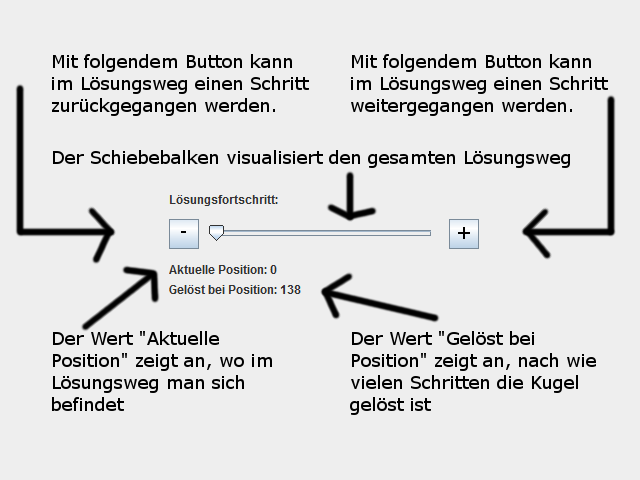
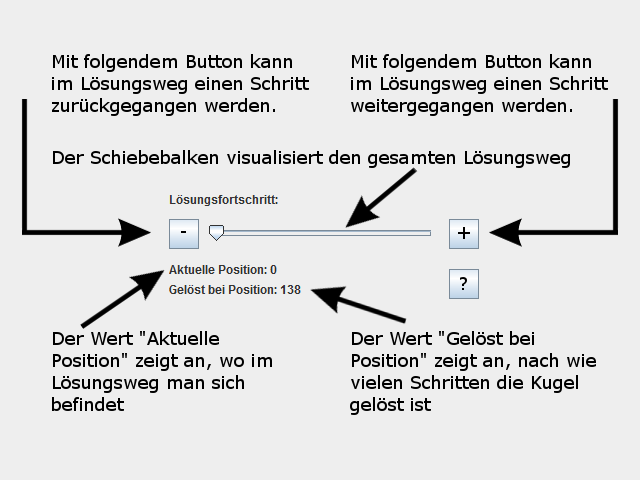
Layer changes from the first 640x480 image to the second:
added layer "Ebene #1" above "Ebene" over [21, 99, 619, 329]
hid "Ebene" over [15, 83, 616, 332]
